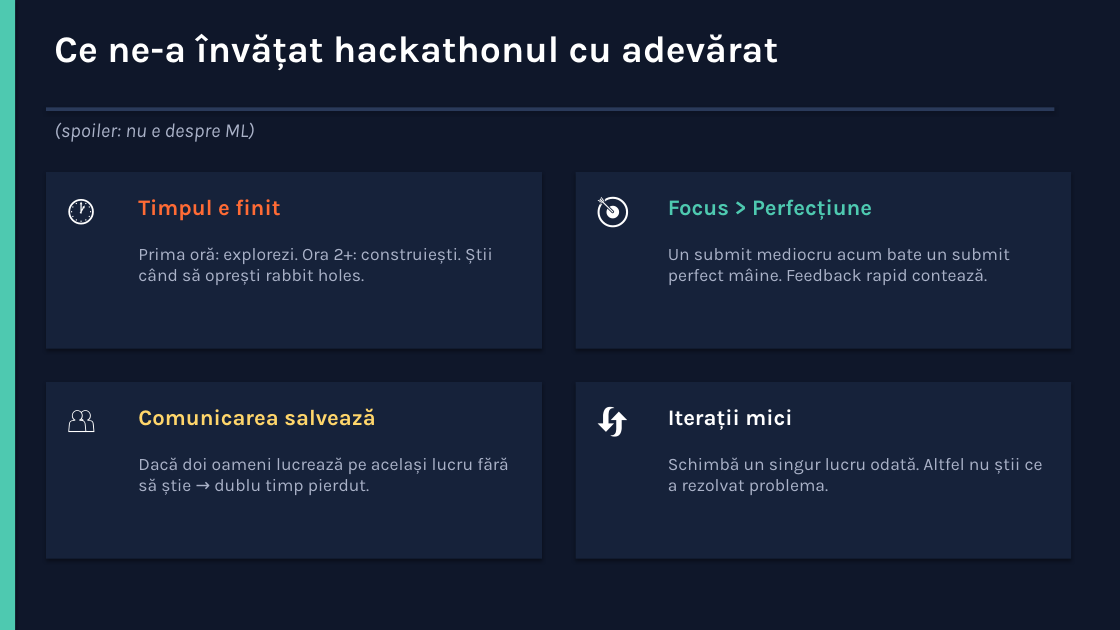
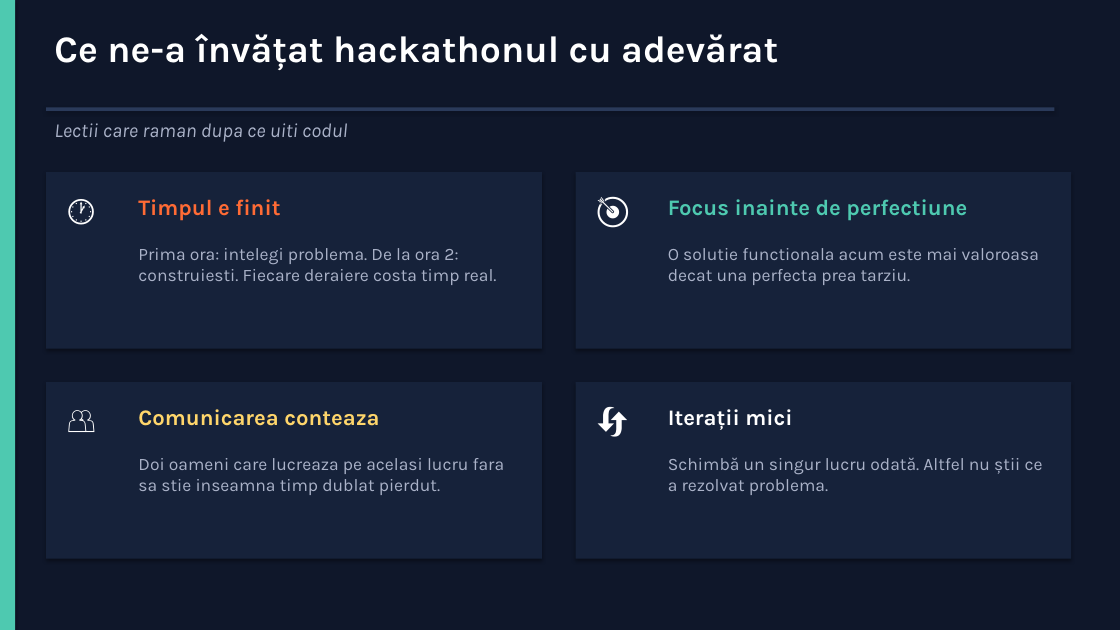
Before and after one commit to davon999/electron, a slide deck: slide 9 of Prezentare_Electron_2026.pptx. Drawn at 1120x630 pixels with LibreOffice and Linux fonts; fonts in the diff are those of the drawing. Boxes give left, top, right and bottom in pixels: in the first picture for what was removed or moved away, otherwise in the second. Text is boxed around its words. In the diff, an @@ line names an element or a change of style, - is before the commit and + after.

```diff
--- a/Prezentare_Electron_2026.pptx
+++ b/Prezentare_Electron_2026.pptx
@@ text at [54,123,347,142]: text changed @@
-(spoiler: nu e despre ML)
+Lectii care raman dupa ce uiti codul
@@ text at [668,199,967,221]: text changed @@
-Focus > Perfecțiune
+Focus inainte de perfectiune
@@ text at [138,248,497,285]: text changed @@
-Prima oră: explorezi. Ora 2+: construiești. Știi când să oprești rabbit holes.
+Prima ora: intelegi problema. De la ora 2: construiesti. Fiecare deraiere costa timp real.
@@ text at [668,248,1039,285]: text changed @@
-Un submit mediocru acum bate un submit perfect mâine. Feedback rapid contează.
+O solutie functionala acum este mai valoroasa decat una perfecta prea tarziu.
@@ text at [138,409,379,426]: text changed @@
-Comunicarea salvează
+Comunicarea conteaza
@@ text at [138,458,505,495]: text changed @@
-Dacă doi oameni lucrează pe același lucru fără să știe → dublu timp pierdut.
+Doi oameni care lucreaza pe acelasi lucru fara sa stie inseamna timp dublat pierdut.
```
Also in this commit, not shown: 2 other slides changed, 1 other file.
